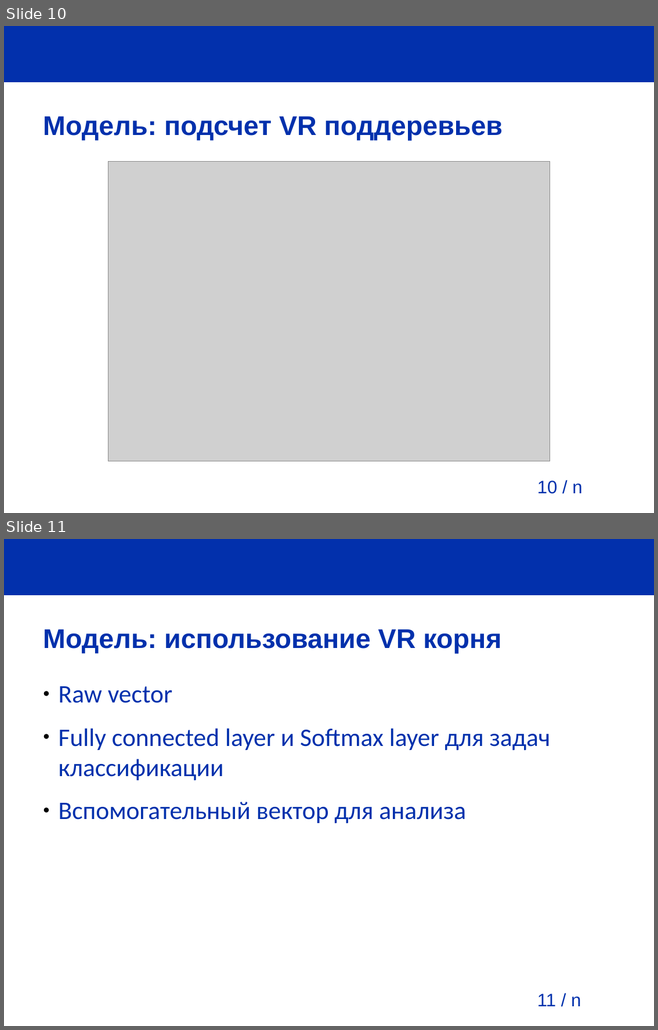
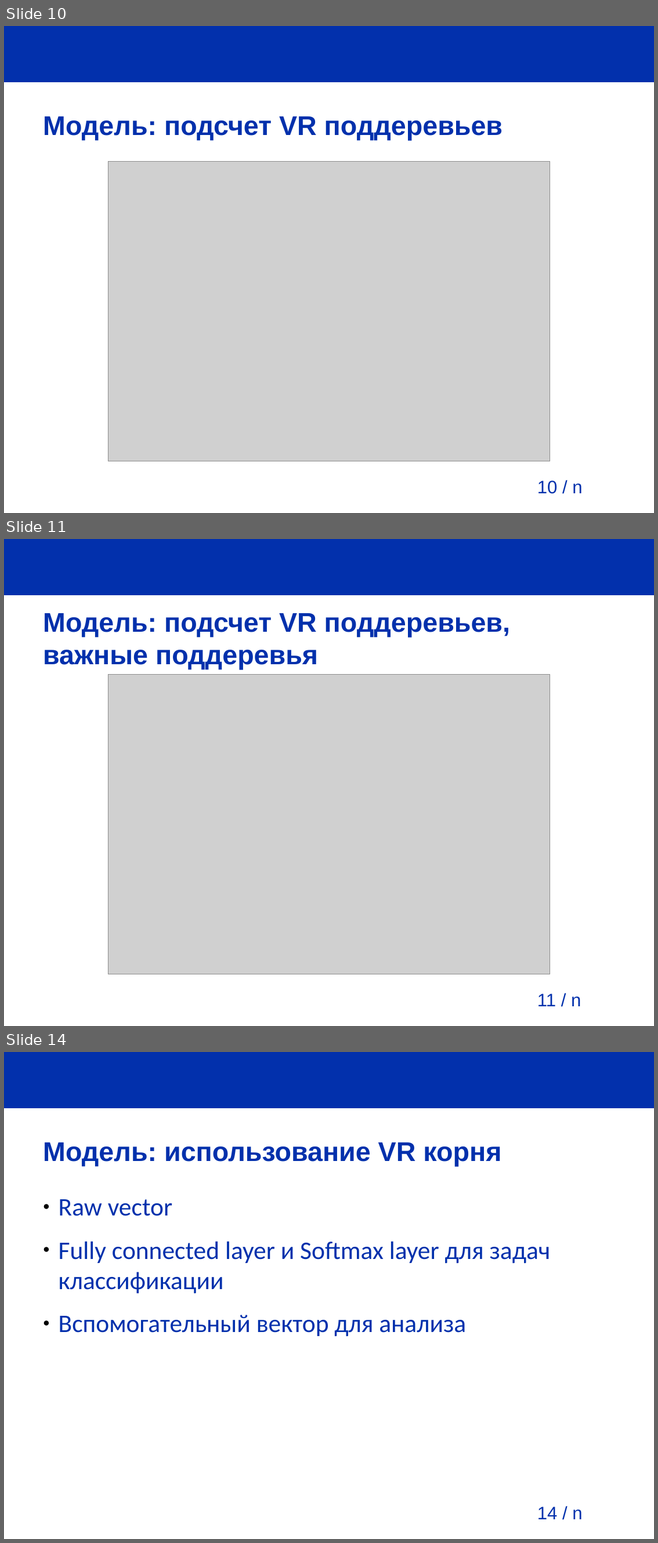
Before and after one commit to pva701/bachelor-thesis, a slide deck: presentation/presentation.odp. Shown one above the other, each under a label of ours: slides 10 and 11 before the commit, slides 10, 11 and 14 after it; the slides between them are not shown. The pictures are 658x1030 and 658x1543 pixels, drawn with LibreOffice and Linux fonts; fonts in the diff are those of the drawing; grey boxes stand for pictures; background and template pictures are left out. Boxes give left, top, right and bottom in pixels: in the first picture for what was removed or moved away, otherwise in the second. Text is boxed around its words. In the diff, an @@ line names an element or a change of style, - is before the commit and + after.

```diff
--- a/presentation/presentation.odp
+++ b/presentation/presentation.odp
@@ slide 11 added at [4, 539, 654, 1026], background #FFFFFF; not listed: 2 template elements that a slide beside it also shows @@
@@ title added at [43, 613, 510, 670], 30 pt, text #0230AC, bold @@
+Модель: подсчет VR поддеревьев, важные поддеревья
@@ picture added at [108, 675, 549, 974] @@
@@ what was slide 11 is now slide 14 @@
@@ page number at [537, 1507, 582, 1519]: text changed @@
-11 / n
+14 / n
```
Also in this commit, not shown: 4 slides changed, 2 other slides added, 12 other files.
